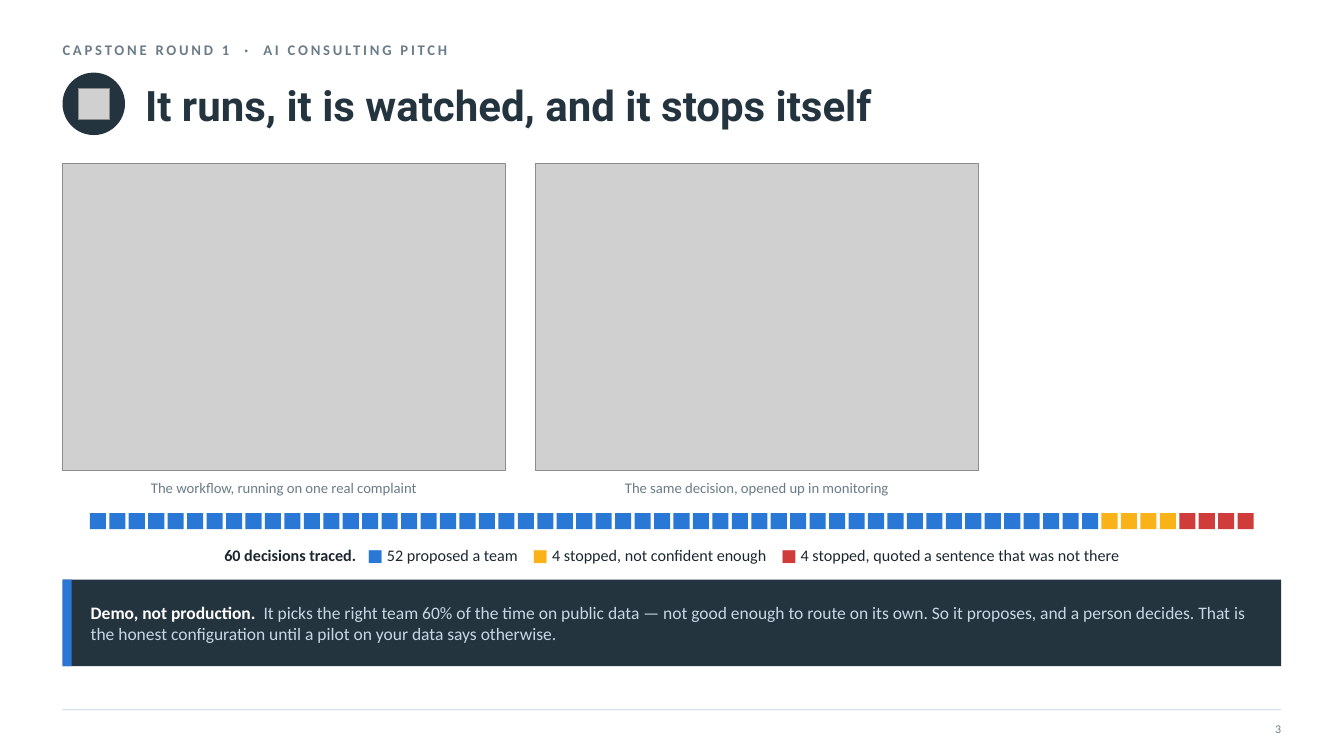
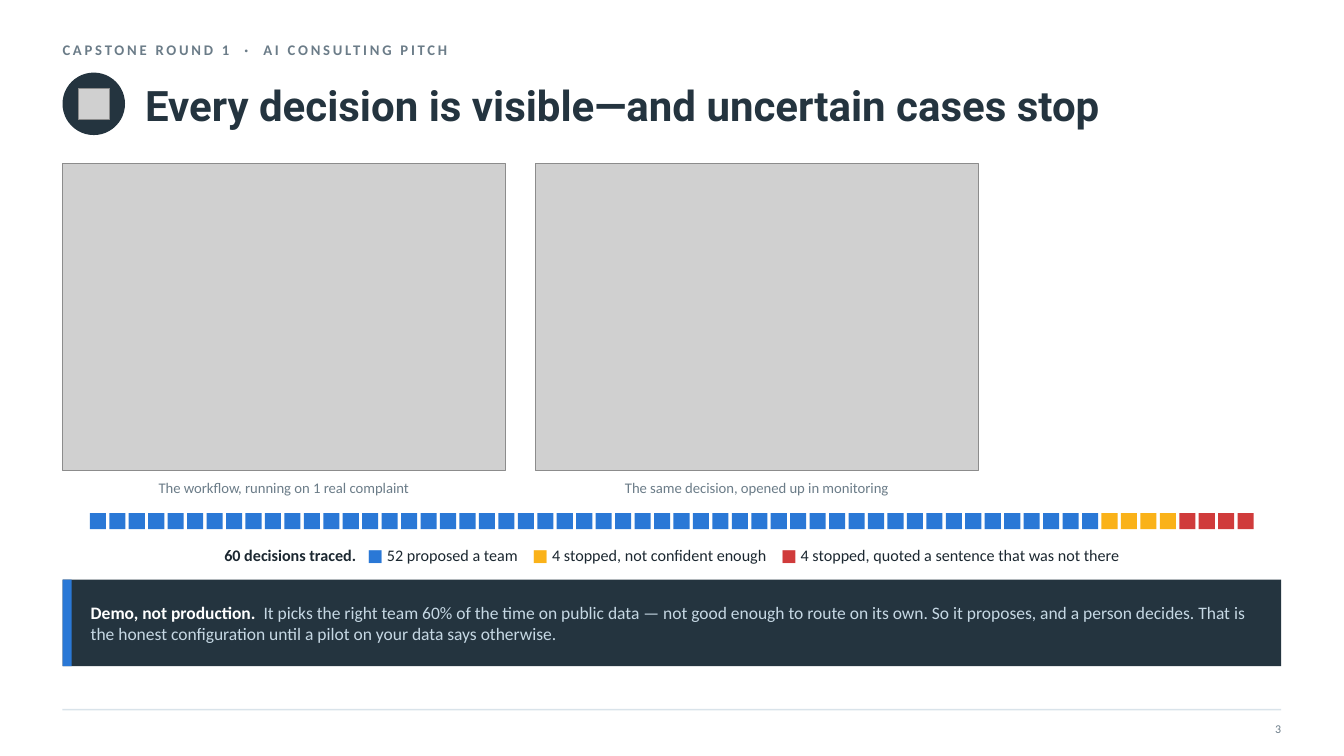
Before and after one commit to nyelugo/PROJECT-Capstone-AI-Consulting, a slide deck: slide 4 of presentation/round1_pitch.pptx. Drawn at 1344x756 pixels with LibreOffice and Linux fonts; fonts in the diff are those of the drawing; grey boxes stand for pictures. Boxes give left, top, right and bottom in pixels: in the first picture for what was removed or moved away, otherwise in the second. Text is boxed around its words. In the diff, an @@ line names an element or a change of style, - is before the commit and + after.

```diff
--- a/presentation/round1_pitch.pptx
+++ b/presentation/round1_pitch.pptx
@@ text at (145,89,1099,130): text changed @@
-It runs, it is watched, and it stops itself
+Every decision is visible—and uncertain cases stop
@@ text at (159,483,409,496): text changed @@
-The workflow, running on one real complaint
+The workflow, running on 1 real complaint
```
Also in this commit, not shown: 12 other slides changed, 1 slide removed, 1 other file.
